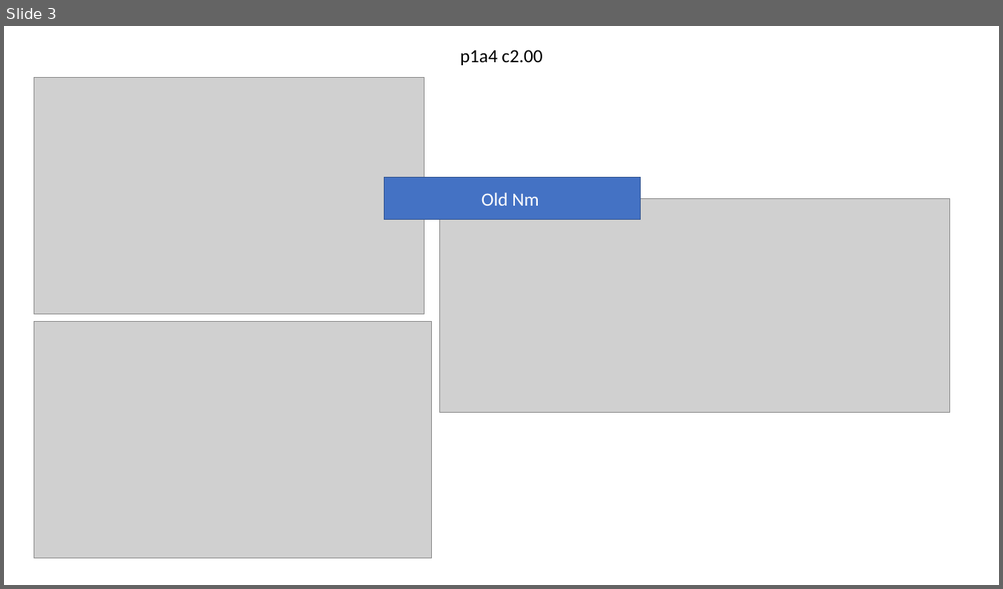
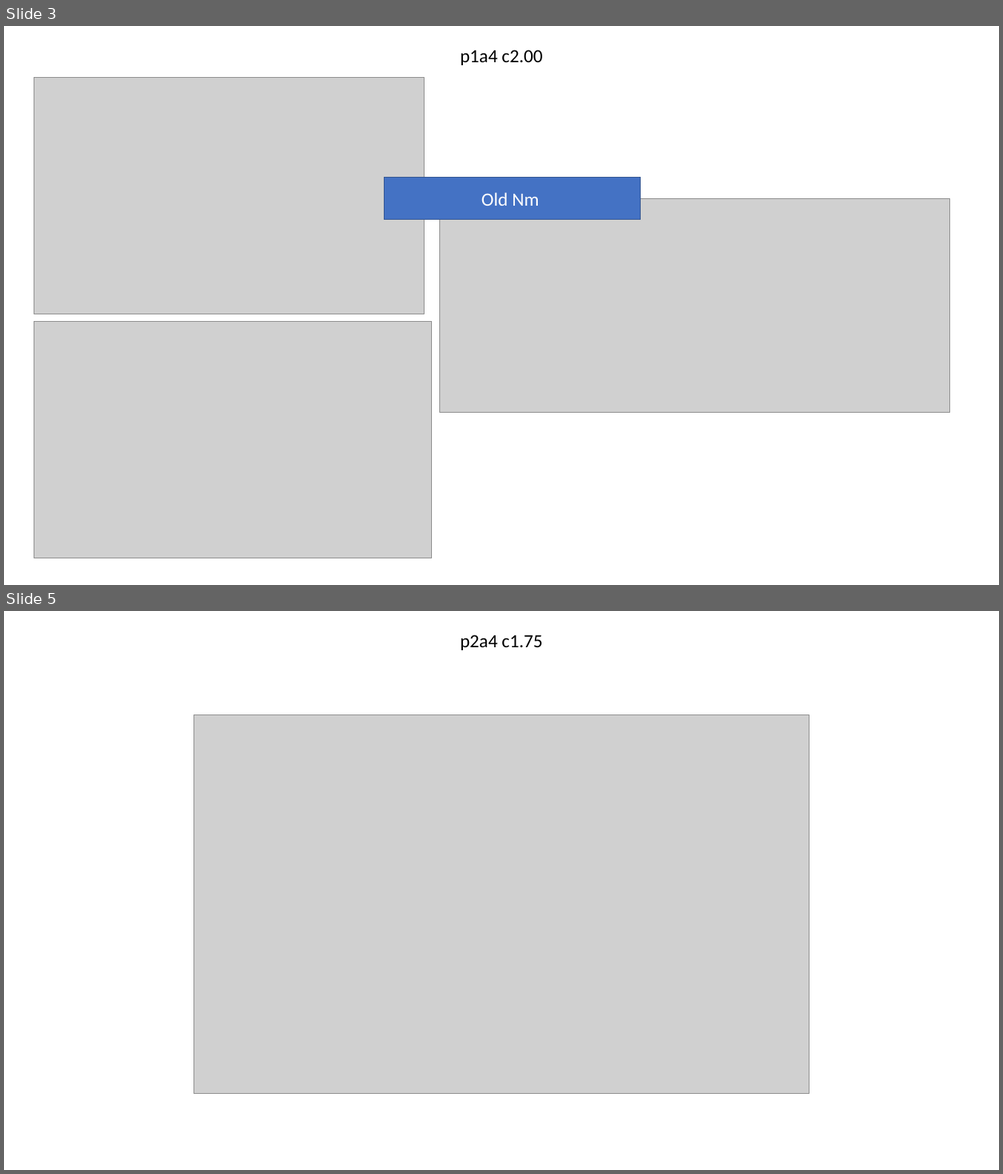
Before and after one commit to tyokokur/presentations, a slide deck: SYSG.pptx. Shown one above the other, each under a label of ours: slide 3 before the commit, slides 3 and 5 after it; the slides between them are not shown. The pictures are 1003x589 and 1003x1174 pixels, drawn with LibreOffice and Linux fonts; fonts in the diff are those of the drawing; grey boxes stand for pictures. Boxes give left, top, right and bottom in pixels: in the first picture for what was removed or moved away, otherwise in the second. Text is boxed around its words. In the diff, an @@ line names an element or a change of style, - is before the commit and + after.

```diff
--- a/SYSG.pptx
+++ b/SYSG.pptx
@@ slide 5 added at (4,611,999,1170), background #FFFFFF @@
@@ text added at (460,635,542,650), 18 pt, text #000000 @@
+p2a4 c1.75
@@ picture added at (194,715,809,1093) @@
```
Also in this commit, not shown: 1 slide changed.
